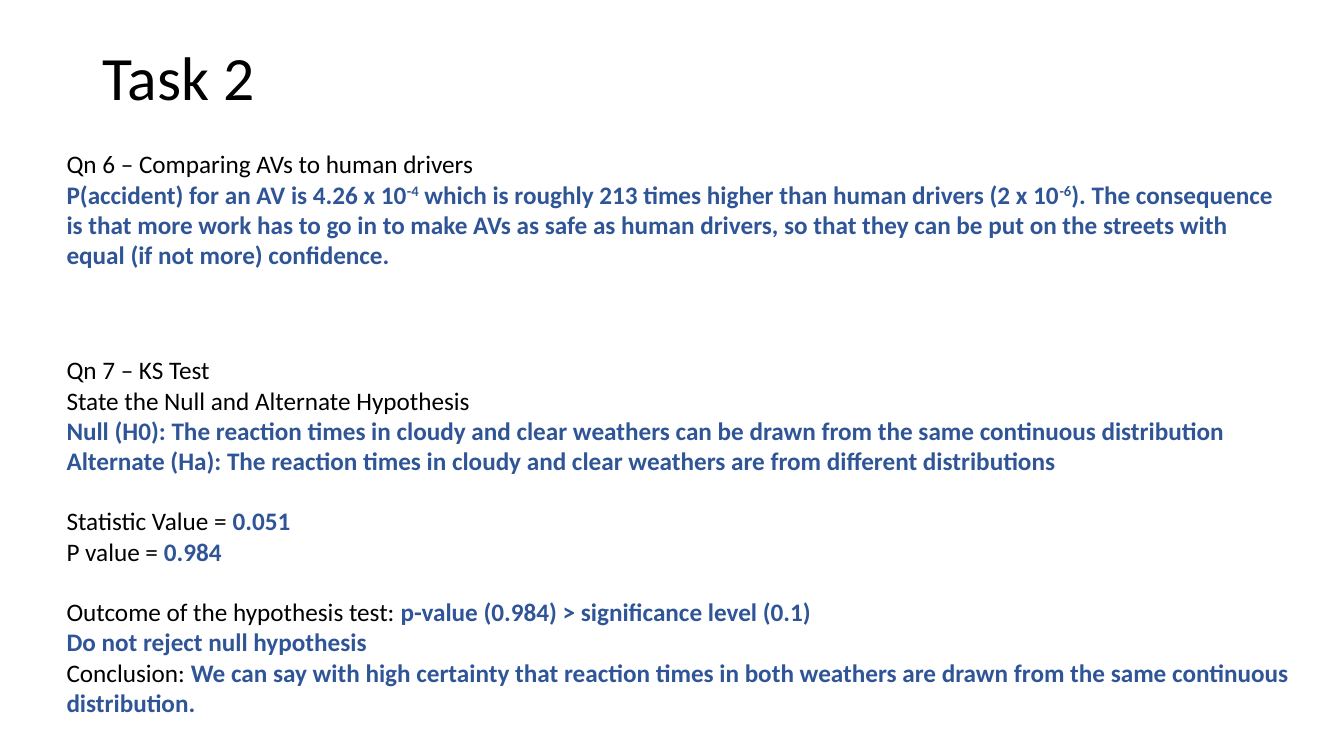
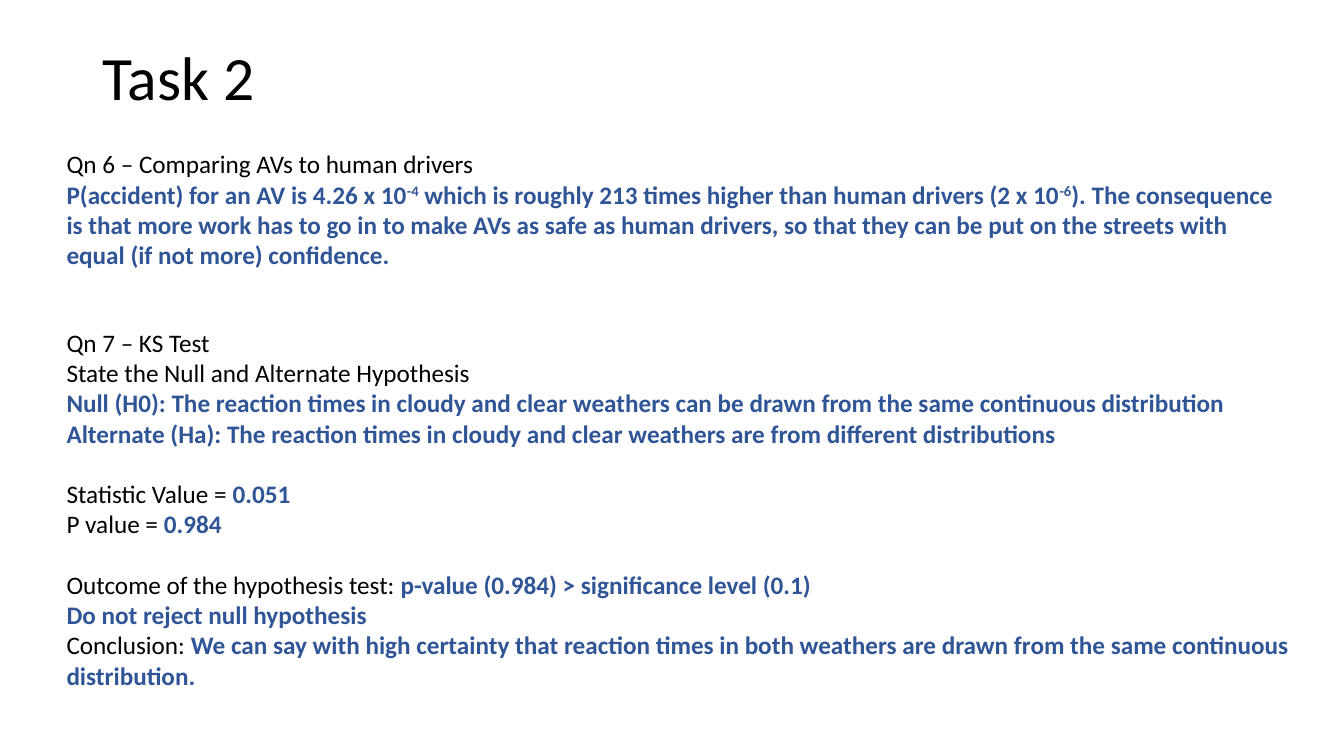
Before and after one commit to gowthamkuntumalla/Safety_in_autonomous_vehicles_MP, a slide deck: slide 7 of somani4_MP1.pptx. Drawn at 1344x756 pixels with LibreOffice and Linux fonts; fonts in the diff are those of the drawing. Boxes give left, top, right and bottom in pixels: in the first picture for what was removed or moved away, otherwise in the second. Text is boxed around its words. In the diff, an @@ line names an element or a change of style, - is before the commit and + after.

```diff
--- a/somani4_MP1.pptx
+++ b/somani4_MP1.pptx
@@ text "Qn 7 – KS Test": place and size @@
-text "Qn 7 – KS Test" at (67,362,1288,712)
+text "Qn 7 – KS Test" at (67,335,1288,685)
```
Also in this commit, not shown: 8 other slides changed, 1 slide added, 3 other files.
